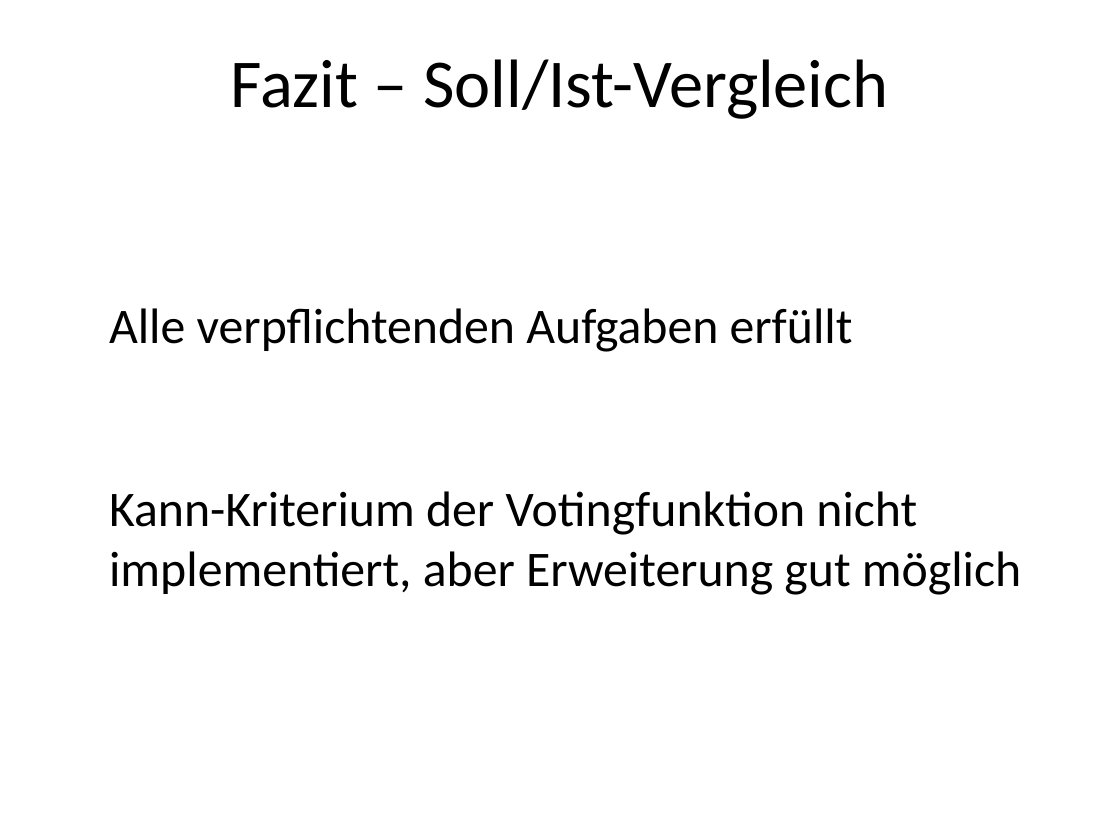
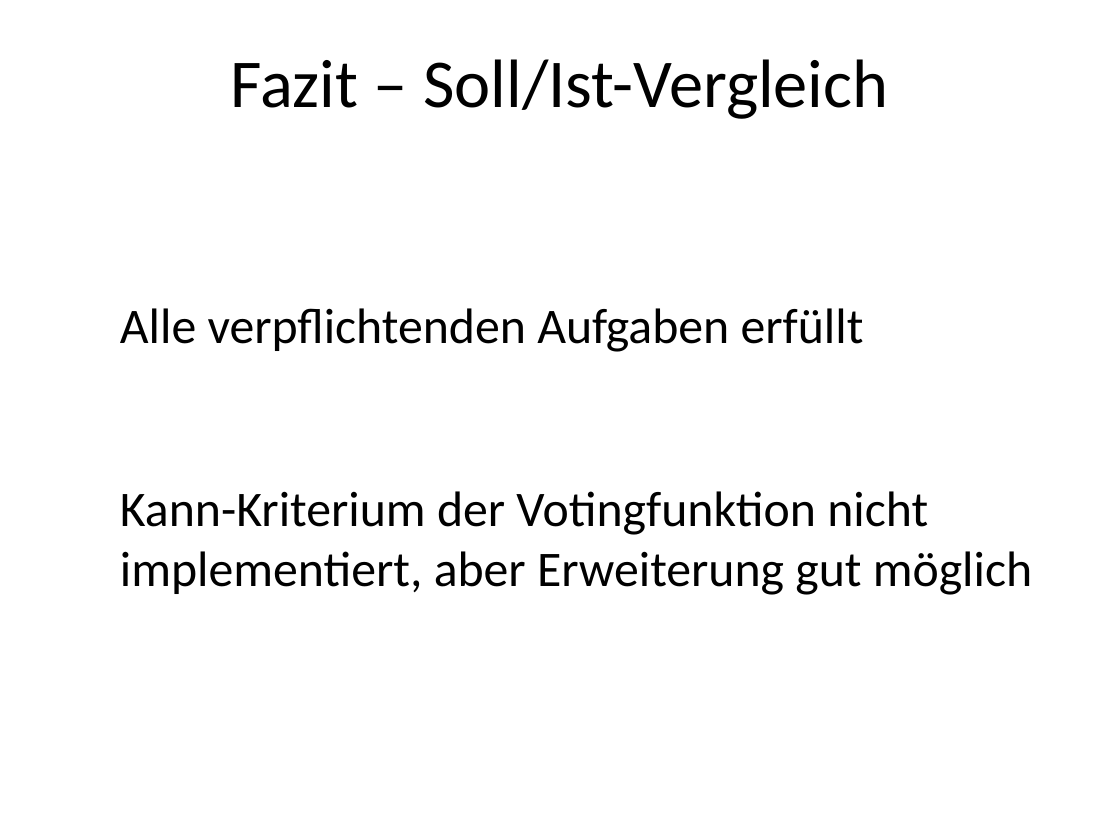
Before and after one commit to TrialAnd404/MyRepo, a slide deck: slide 17 of ZitatErfassung2.odp (slide 16 before the commit). Drawn at 1120x840 pixels with LibreOffice and Linux fonts; fonts in the diff are those of the drawing; background and template pictures are left out. Boxes give left, top, right and bottom in pixels: in the first picture for what was removed or moved away, otherwise in the second. Text is boxed around its words. In the diff, an @@ line names an element or a change of style, - is before the commit and + after.

```diff
--- a/ZitatErfassung2.odp
+++ b/ZitatErfassung2.odp
@@ text "Alle verpflichtenden Aufgaben erfüllt" at (120,308,1032,595): indent changed @@
```
Also in this commit, not shown: 8 other slides changed, 6 slides added, 5 slides removed, 1 other file.
